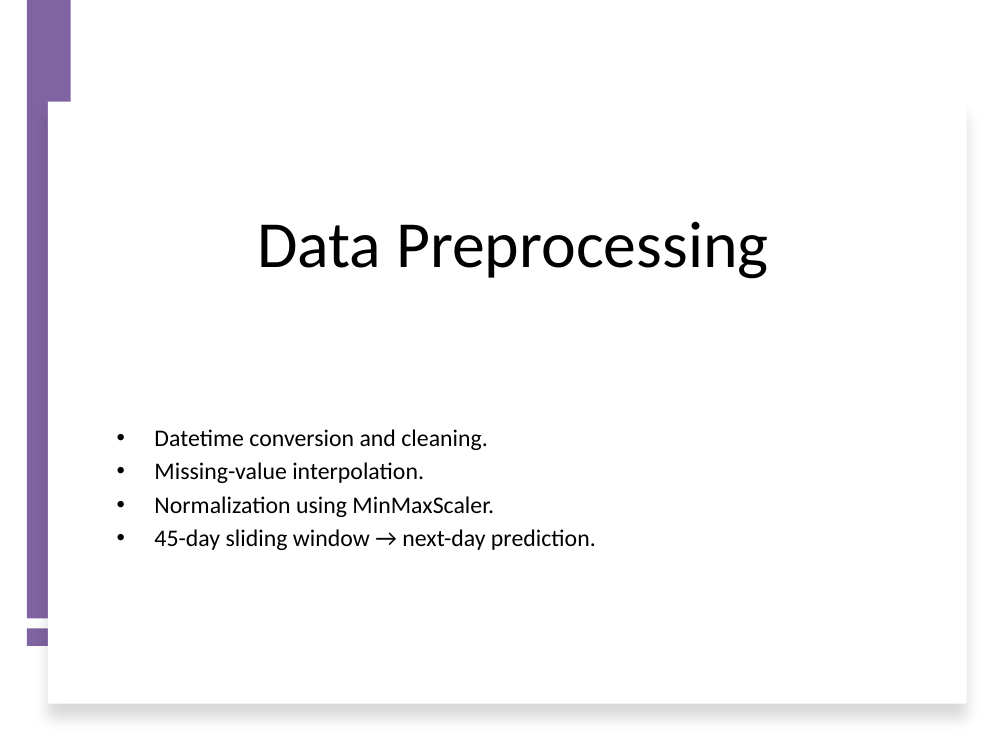
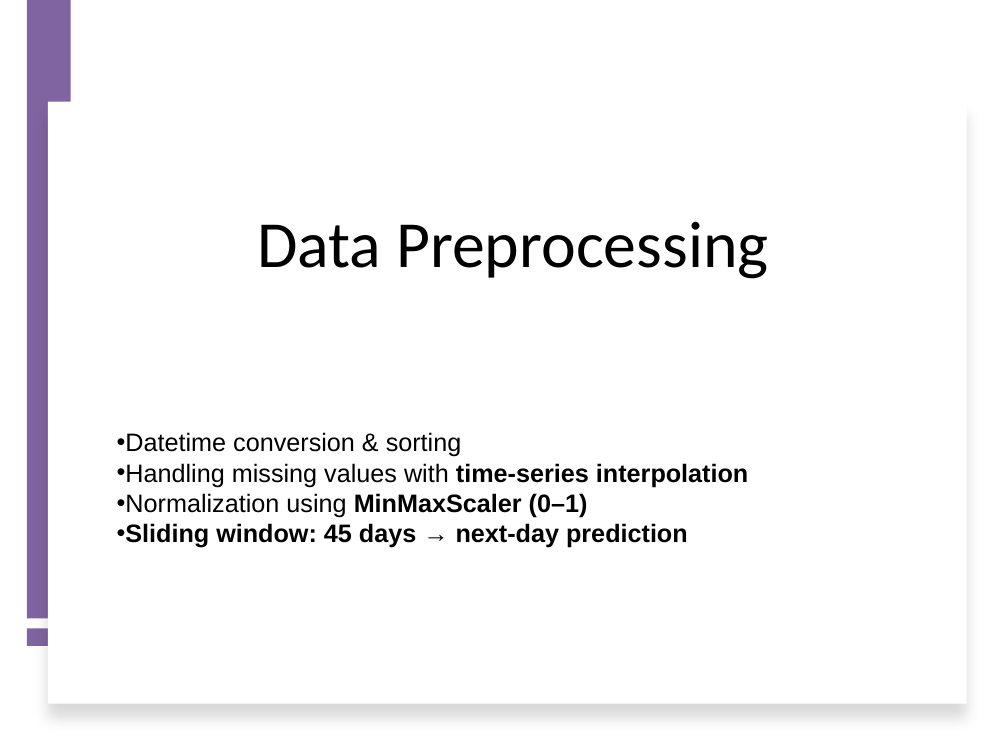
Before and after one commit to Ahhaeyy/DIT5411-RNN-LSTM-Temperature-Forecasting, a slide deck: slide 5 of DIT5411_220134800_Project_Presentation.pptx. Drawn at 1008x756 pixels with LibreOffice and Linux fonts; fonts in the diff are those of the drawing. Boxes give left, top, right and bottom in pixels: in the first picture for what was removed or moved away, otherwise in the second. Text is boxed around its words. In the diff, an @@ line names an element or a change of style, - is before the commit and + after.

```diff
--- a/DIT5411_220134800_Project_Presentation.pptx
+++ b/DIT5411_220134800_Project_Presentation.pptx
@@ text at [117, 432, 748, 548]: text changed; size 17 to 18 pt; font Calibri to Arial; bold on @@
-• Datetime conversion and cleaning.
-• Missing-value interpolation.
-• Normalization using MinMaxScaler.
-• 45-day sliding window → next-day prediction.
+• Datetime conversion & sorting
+• Handling missing values with time-series interpolation
+• Normalization using MinMaxScaler (0–1)
+• Sliding window: 45 days → next-day prediction
```
Also in this commit, not shown: 9 other slides changed, 1 slide added, 1 other file.
